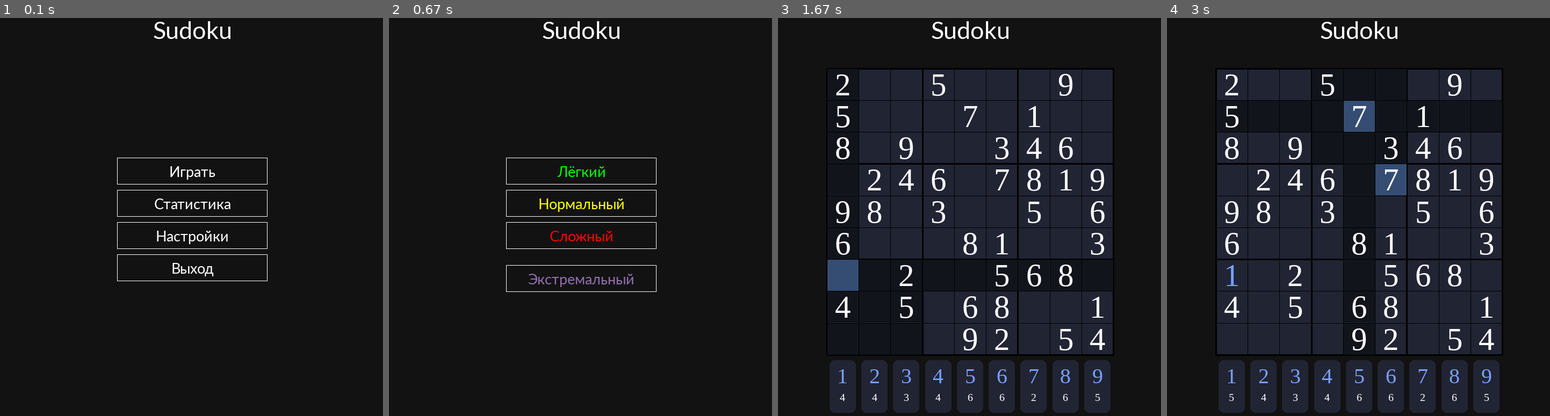
Above: before the commit, frames 1-4 (left to right).
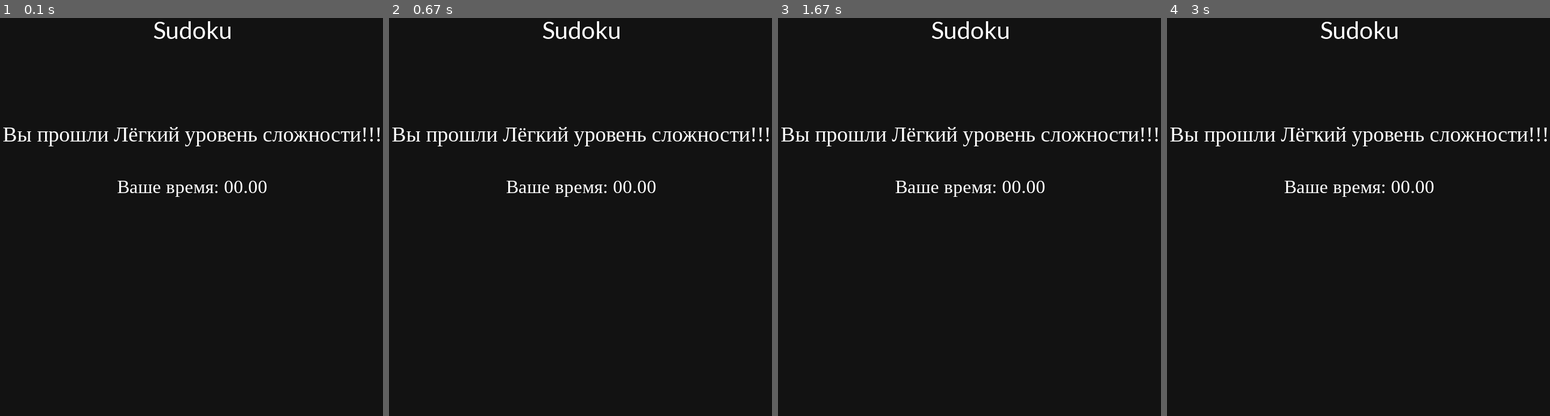
Above: after the commit, the same moments.

Repository: ivanefr/sudoku
Game: pygame game, started from main.py
Same seed, same stepped clock (60 frames per second), same inputs: the game is played once before the commit and once after it.
Inputs (mouse positions are in pixels of both pictures, inside the frame that each line leads up to):
- Up to frame 1 (0.1 s): no input
- Up to frame 2 (0.67 s): click (580, 169) at 0.38 s
- Up to frame 3 (1.67 s): click (969, 169) at 0.72 s; tap 1 at 1 s; click (831, 288) at 1.38 s
- Up to frame 4 (3 s): tap 2 at 2.23 s; tap 1 at 2.57 s; click (1431, 380) at 2.95 s

The runs differ from the first frame. In frame 1, 2.6% of the frame differs, in the area x 0-100%, y 27-67%; in frame 2, 2.8%; in frame 3, 48%, in the area x 0-100%, y 12-100%; in frame 4, 48%.

Commit message:
draw end window

Diff:
--- a/button.py
+++ b/button.py
@@ -1,5 +1,4 @@
 import pygame
-import pygame_func as pg_help
 
 
 class Button:
@@ -31,6 +30,9 @@
     def __str__(self):
         return self.text
 
+    def fill(self, screen: pygame.Surface, bg_color):
+        screen.fill(bg_color, (self.x, self.y, self.width, self.height), )
+
 
 class MiniButton(Button):
     def __init__(self, x, y, width, height, text1, text2, color_button, color_font1, color_font2, font1, font2, _id):
--- a/field.py
+++ b/field.py
@@ -15,8 +15,8 @@
         self.diff = self.get_difficult()
         self.screen = screen
         self.clicked = None
-        self.good_cells = []
-        self.bad_cells = []
+        self.good_cells = set()
+        self.bad_cells = set()
         self.count_digits = [0] + [9] * 9
 
     def transposing(self):
@@ -77,7 +77,7 @@
         self.task = copy.deepcopy(self.table)
 
     def generate(self):
-        self.shuffle(15)
+        self.shuffle(30)
 
         used = [[False for _ in range(self.n * self.n)] for _ in range(self.n * self.n)]
         c = 0
@@ -133,6 +133,11 @@
         if (i, j) in self.good_cells:
             return self.draw_good_ceil(i, j)
         if (i, j) in self.bad_cells:
+            # print(self.bad_cells)
+            # print(self.good_cells)
+            # print(i, j, self.task[i][j])
+            # print(self.clicked)
+            # print('-----------------')
             return self.draw_bad_ceil(i, j)
         self.draw_default_ceil(i, j, WHITE)
 
@@ -201,15 +206,18 @@
                 self.draw_check_ceil(y, x)
                 if self.table[x][y] == num:
                     self.count_digits[self.task[x][y]] += 1
-                    self.good_cells.append((x, y))
+                    self.good_cells.add((x, y))
+                    if (x, y) in self.bad_cells:
+                        self.bad_cells.remove((x, y))
                     self.draw_good_ceil(x, y)
                 else:
-                    self.bad_cells.append((x, y))
+                    self.bad_cells.add((x, y))
                     self.draw_bad_ceil(x, y)
             self.click(y, x)
+            self.clicked = (y, x)
 
     def get_count(self, n):
-        return self.count_digits[n]
+        return 9 - self.count_digits[n]
 
     def check_num(self, num):
         for i in range(self.n ** 2):
@@ -217,3 +225,9 @@
                 if self.task[i][j] == num:
                     self.click(j, i)
                     return
+
+    def is_over(self):
+        s = 0
+        for i in range(1, 10):
+            s += self.get_count(i)
+        return s == 0
--- a/pygame_func.py
+++ b/pygame_func.py
@@ -60,3 +60,14 @@
     f = get_font(name, size)
     t = f.render(text, True, color)
     return t, t.get_rect()
+
+
+def get_level_text(level):
+    if level == EASY:
+        return "Лёгкий"
+    if level == NORMAL:
+        return "Нормальный"
+    if level == HARD:
+        return "Сложный"
+    if level == EXTREME:
+        return "Экстремальный"
--- a/sudoku.py
+++ b/sudoku.py
@@ -10,9 +10,10 @@
         pg.init()
         pg.display.set_caption("Sudoku")
         self.screen = pg.display.set_mode(SIZE)
-        self.state = None
+        self.state = EASY
 
     def start(self):
+        self.draw_end_window()
         self.draw_start_window()
         self.run()
 
@@ -22,11 +23,14 @@
     def run(self):
         self.reset_bg()
         self.draw_title()
+        self.draw_level(self.state)
         field = Field(self.screen, self.state)
         field.generate()
+        for i in field.table:
+            print(i)
         field.draw()
 
-        buttons = []
+        buttons = {}
         x = LEFT_MARGIN + MARGIN_MINI_BTN_SIZE
         y = TOP_MARGIN + FIELD_HEIGHT + 10
         font1 = pg_help.get_font("timesnewroman", 40)
@@ -35,25 +39,79 @@
         for n in range(1, 10):
             btn = MiniButton(x + (n - 1) * CEIL_SIZE, y, MINI_BTN_WIDTH, MINI_BTN_HEIGHT, str(n),
                              str(field.get_count(n)), FIELD_BG_COLOR, GOOD_FONT_COLOR, WHITE, font1, font2, n)
-            buttons.append(btn)
-        for btn in buttons:
+            buttons.update({n: btn})
+        for btn in buttons.values():
             btn.draw(self.screen)
 
         while True:
             pg_help.update()
-            typ, *args = pg_help.wait_press_sudoku(buttons)
+            typ, *args = pg_help.wait_press_sudoku(buttons.values())
             if typ == FIELD:
                 field.click(*args)
             elif typ == EMPTY:
                 field.draw()
             elif typ == NUM:
                 number = args[0]
+                if number not in buttons:
+                    continue
                 field.input_number(number)
-                buttons[number - 1].change_text2(str(field.get_count(number)))
-                buttons[number - 1].draw(self.screen)
+                c = field.get_count(number)
+                if not c:
+                    if number in buttons:
+                        buttons[number].fill(self.screen, BG_COLOR)
+                        del buttons[number]
+                else:
+                    buttons[number].change_text2(str(c))
+                    buttons[number].draw(self.screen)
             elif typ == BTN:
                 n = args[0]
                 field.check_num(n)
+            if field.is_over():
+                break
+        self.draw_end_window()
+
+    def draw_end_window(self):
+        self.reset_bg()
+        self.draw_title()
+
+        lvl = pg_help.get_level_text(self.state)
+        text = f"Вы прошли {lvl} уровень сложности!!!"
+        text, rect = pg_help.get_text_rect("timesnewroman", text, 40, FONT_COLOR)
+        rect.centerx = WIDTH / 2
+        rect.y = 200
+        self.screen.blit(text, rect)
+
+        text, rect = pg_help.get_text_rect("timesnewroman", f"Ваше время: {self.get_timer()}",
+                                           35, FONT_COLOR)
+        rect.centerx = WIDTH / 2
+        rect.y = 300
+        self.screen.blit(text, rect)
+        while True:
+            pg_help.update()
+
+    def get_timer(self):
+        t = 0.0
+        t = f"{t:.2f}"
+        if len(t) == 4:
+            t = '0' + t
+        return t
+
+    def draw_level(self, level):
+        color = None
+        name = pg_help.get_level_text(level)
+        if level == EASY:
+            color = GREEN
+        elif level == NORMAL:
+            color = YELLOW
+        elif level == HARD:
+            color = RED
+        elif level == EXTREME:
+            color = PURPLE
+        text, rect = pg_help.get_text_rect("timesnewroman", name, 20, color)
+        rect.x = LEFT_MARGIN
+        rect.y = TOP_MARGIN - 25
+
+        self.screen.blit(text, rect)
 
     def draw_play_window(self):
         self.reset_bg()
